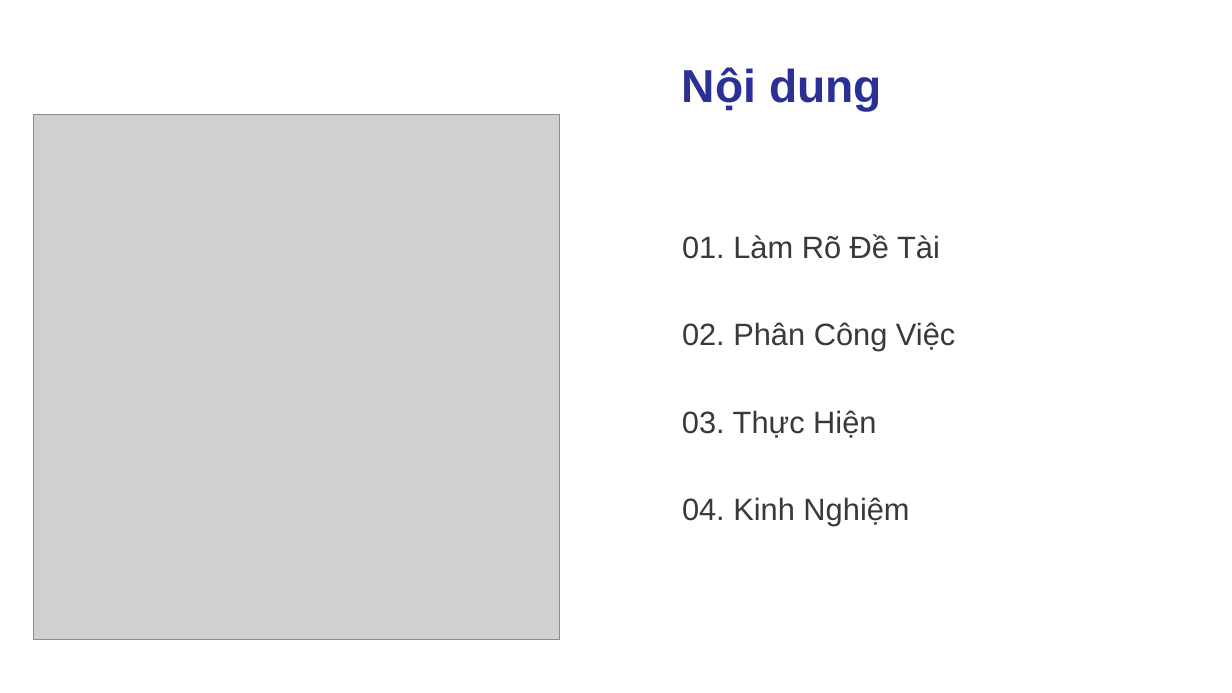
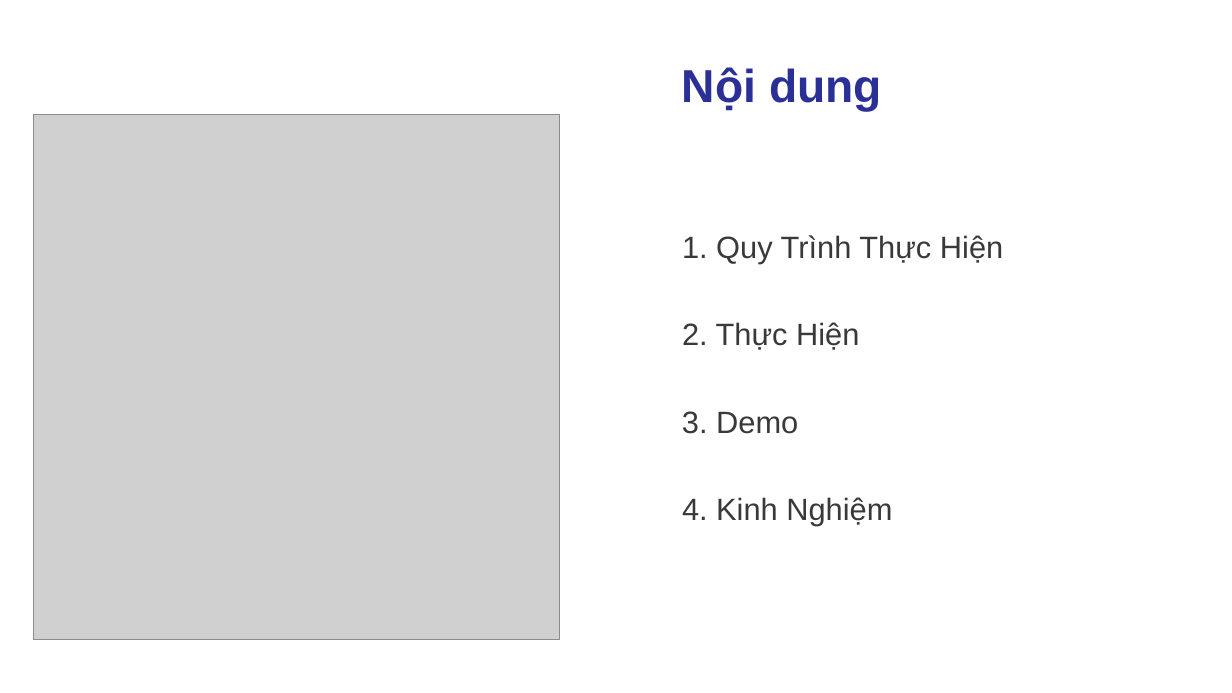
Before and after one commit to Itsstraining/Web-Train21S-Green, a slide deck: slide 5 of Hackathon2/PPTX/Template_HocVien_ITSS_green.pptx (slide 4 before the commit). Drawn at 1232x693 pixels with LibreOffice and Linux fonts; fonts in the diff are those of the drawing; grey boxes stand for pictures; background and template pictures are left out. Boxes give left, top, right and bottom in pixels: in the first picture for what was removed or moved away, otherwise in the second. Text is boxed around its words. In the diff, an @@ line names an element or a change of style, - is before the commit and + after.

```diff
--- a/Hackathon2/PPTX/Template_HocVien_ITSS_green.pptx
+++ b/Hackathon2/PPTX/Template_HocVien_ITSS_green.pptx
@@ text at bbox=[682, 235, 1003, 263]: text changed @@
-01. Làm Rõ Đề Tài
+1. Quy Trình Thực Hiện
@@ text at bbox=[682, 322, 859, 350]: text changed @@
-02. Phân Công Việc
+2. Thực Hiện
@@ text at bbox=[682, 411, 798, 434]: text changed @@
-03. Thực Hiện
+3. Demo
@@ text at bbox=[682, 497, 892, 525]: text changed @@
-04. Kinh Nghiệm
+4. Kinh Nghiệm
```
Also in this commit, not shown: 8 other slides changed, 1 slide added, 1 slide removed, 3 other files.
